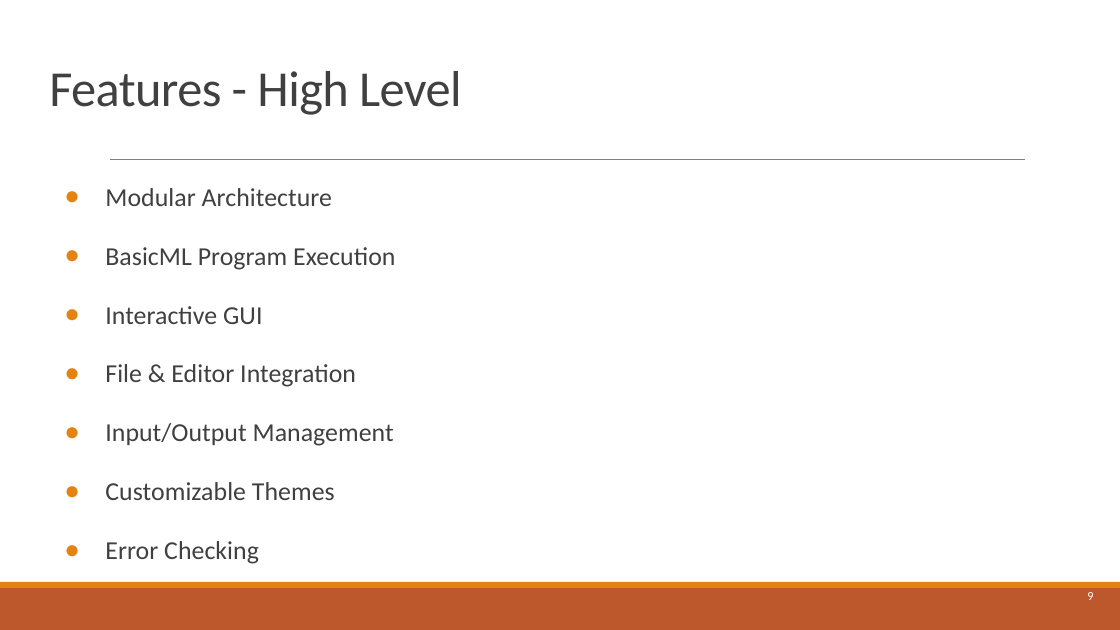
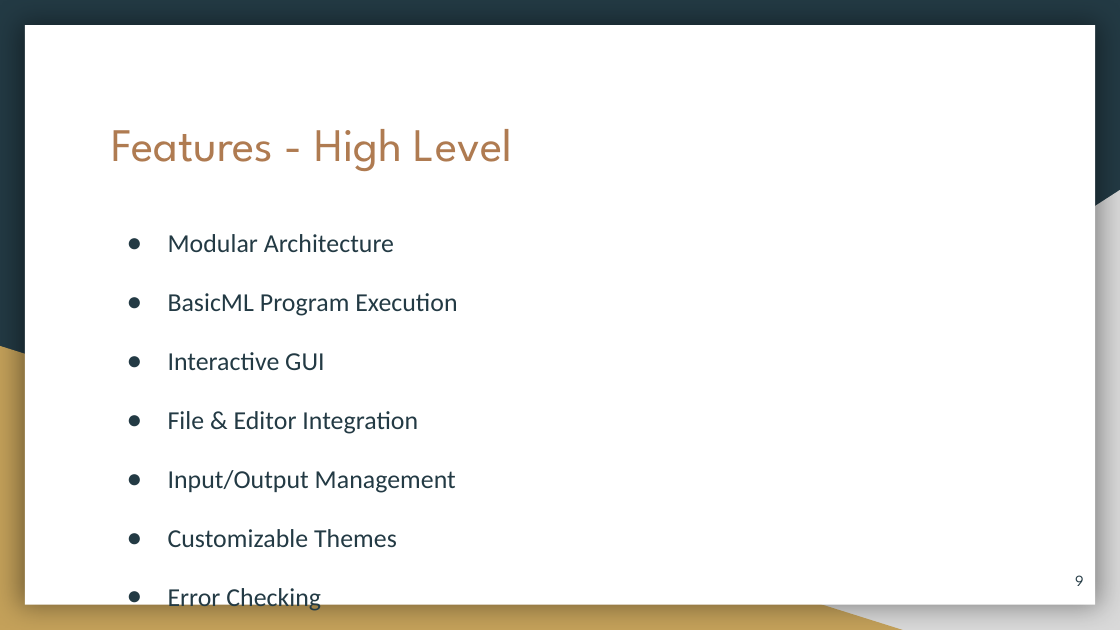
Before and after one commit to ayndvee/CS-2450-Project, a slide deck: slide 9 of UVSim-Project/Documentation/Presentation/UVSim-presentation.pptx. Drawn at 1120x630 pixels with LibreOffice and Linux fonts; fonts in the diff are those of the drawing. Boxes give left, top, right and bottom in pixels: in the first picture for what was removed or moved away, otherwise in the second. Text is boxed around its words. In the diff, an @@ line names an element or a change of style, - is before the commit and + after.

```diff
--- a/UVSim-Project/Documentation/Presentation/UVSim-presentation.pptx
+++ b/UVSim-Project/Documentation/Presentation/UVSim-presentation.pptx
@@ background #FFFFFF to #233A44 @@
@@ rectangle added at bbox=[25, 26, 1095, 605], fill #FFFFFF @@
@@ title "Features - High Level": place and size @@
-title "Features - High Level" at bbox=[49, 71, 462, 115]
+title "Features - High Level" at bbox=[112, 129, 512, 171]
@@ title "Features - High Level" at bbox=[112, 129, 512, 171]: size 32.4 to 30 pt, font Calibri to League Spartan, text colour #404040 to #AF7B51, letter spacing -0.4 to 0 pt; line spacing 0.85 to 1 @@
@@ line removed from (110, 160) to (1025, 160) @@
@@ text "Modular Architecture": place and size @@
-text "Modular Architecture" at bbox=[105, 188, 395, 564]
+text "Modular Architecture" at bbox=[168, 234, 457, 613]
@@ text "Modular Architecture" at bbox=[168, 234, 457, 613]: text colour #404040 to #233A44; bullet colour #E48312 to #233A44 @@
@@ right triangle added at bbox=[439, 190, 1120, 630], fill #D9D9D9 @@
@@ right triangle added at bbox=[0, 346, 903, 630], fill #C4A15A @@
@@ page number: place and size @@
-page number at bbox=[1087, 592, 1093, 600]
+page number at bbox=[1075, 575, 1084, 586]
@@ page number at bbox=[1075, 575, 1084, 586]: size 7.9 to 10 pt, font Calibri to League Spartan, text colour #FFFFFF to #233A44 @@
@@ rectangle removed at bbox=[0, 588, 1120, 630] @@
@@ rectangle removed at bbox=[0, 582, 1120, 588] @@
```
Also in this commit, not shown: 20 other slides changed, 2 other files.
